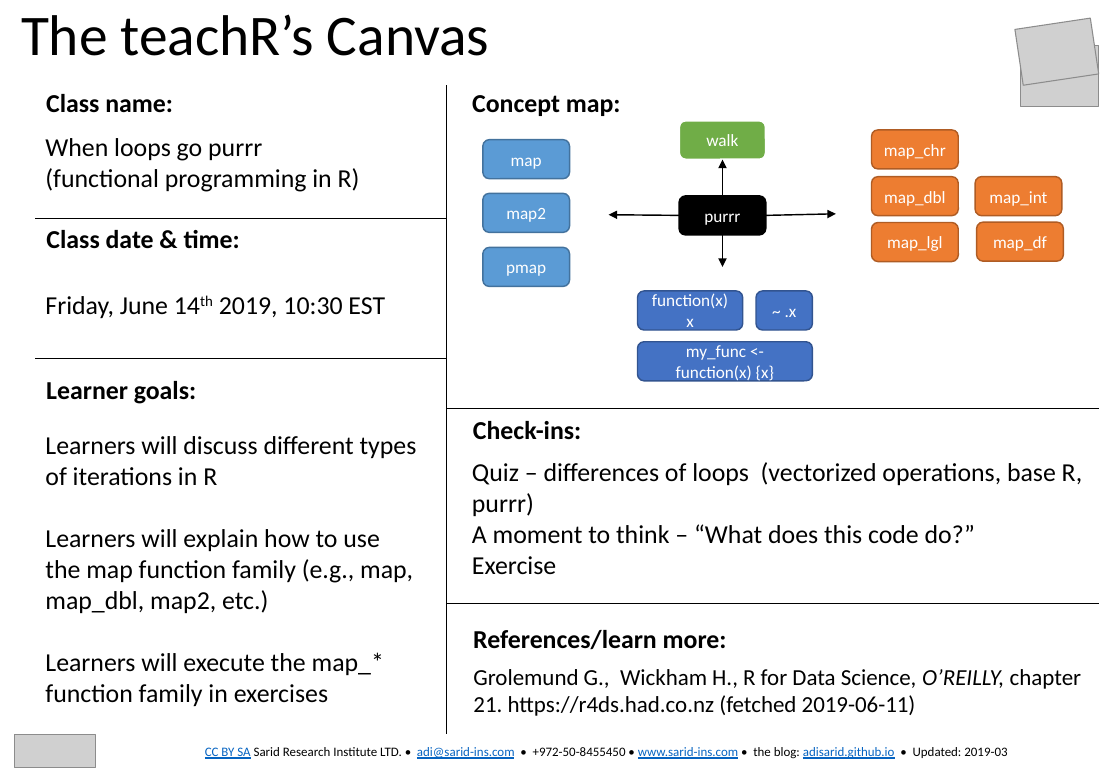
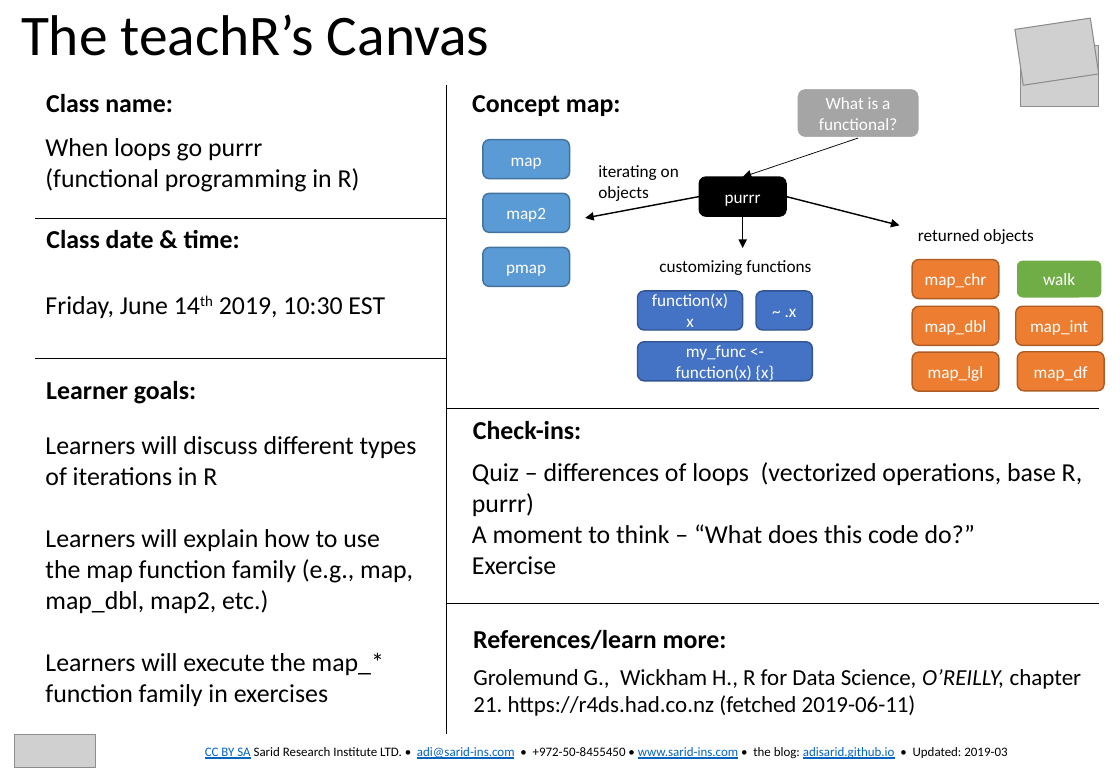
Before and after one commit to adisarid/rstudio_certification_exam, a slide deck: slide 1 of class plans/class-plan-canvas-purrr.pptx. Drawn at 1120x775 pixels with LibreOffice and Linux fonts; fonts in the diff are those of the drawing; grey boxes stand for pictures. Boxes give left, top, right and bottom in pixels: in the first picture for what was removed or moved away, otherwise in the second. Text is boxed around its words. In the diff, an @@ line names an element or a change of style, - is before the commit and + after.

```diff
--- a/class plans/class-plan-canvas-purrr.pptx
+++ b/class plans/class-plan-canvas-purrr.pptx
@@ rounded rectangle added at (797, 88, 920, 138), fill #A5A5A5, outline #FFFFFF 1.5 pt, 12 pt, text #FFFFFF @@
+What is a functional?
@@ arrow added from (858, 139) to (743, 177), #000000 0.5 pt @@
@@ text added at (598, 165, 679, 201), 12 pt, text #000000 @@
+iterating on objects
@@ rounded rectangle "purrr": place and size @@
-rounded rectangle "purrr" at (679, 196, 766, 236)
+rounded rectangle "purrr" at (699, 177, 786, 216)
@@ arrow removed from (723, 196) to (723, 159) @@
@@ arrow moved from (679, 215) - (609, 215) to (699, 196) - (585, 218) @@
@@ arrow moved from (766, 215) - (837, 214) to (786, 196) - (900, 225) @@
@@ arrow moved from (723, 235) - (723, 267) to (743, 216) - (743, 248) @@
@@ text added at (918, 229, 1034, 244), 12 pt, text #000000 @@
+returned objects
@@ text added at (659, 260, 811, 275), 12 pt, text #000000 @@
+customizing functions
@@ rounded rectangle "walk": place and size @@
-rounded rectangle "walk" at (679, 121, 766, 160)
+rounded rectangle "walk" at (1017, 260, 1103, 299)
@@ 5 rounded rectangles: place and size @@
-5 rounded rectangles at (872, 130, 1064, 262)
+5 rounded rectangles at (912, 260, 1104, 392)
```
Also in this commit, not shown: 1 other file.
